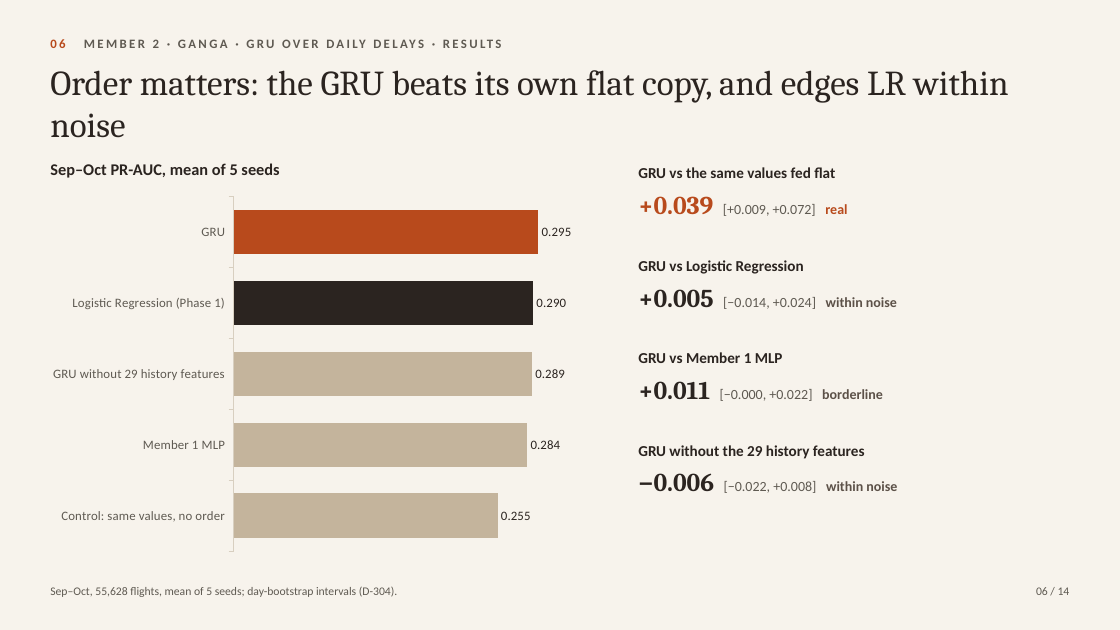
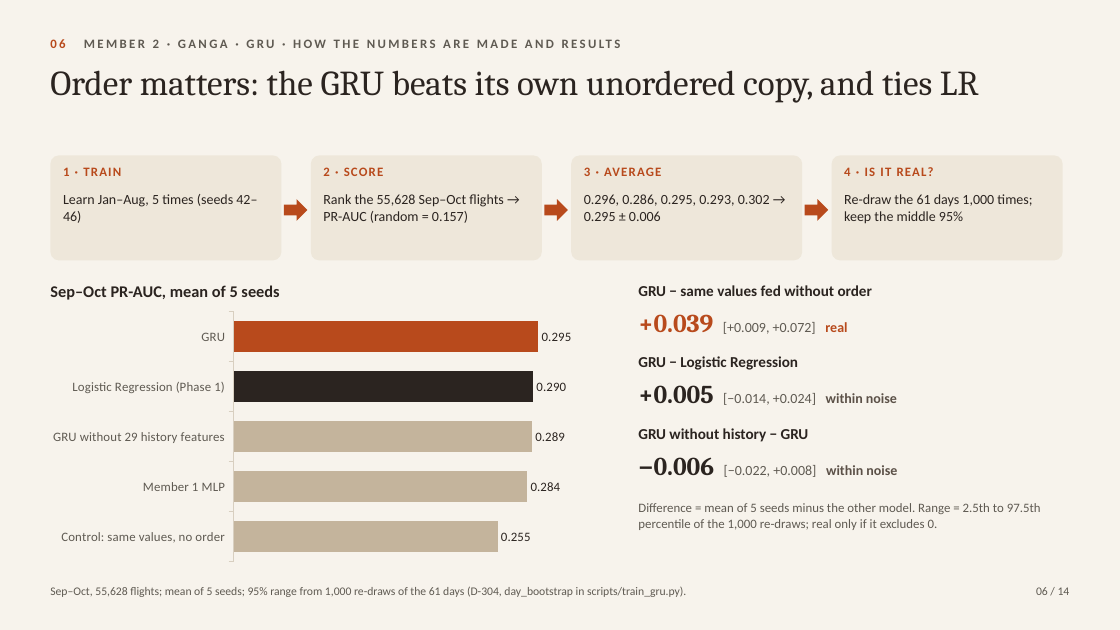
Before and after one commit to ganga-300/flight-delay-prediction, a slide deck: slide 6 of presentation/Phase2_FlightDelayPrediction.pptx. Drawn at 1120x630 pixels with LibreOffice and Linux fonts; fonts in the diff are those of the drawing. Boxes give left, top, right and bottom in pixels: in the first picture for what was removed or moved away, otherwise in the second. Text is boxed around its words. In the diff, an @@ line names an element or a change of style, - is before the commit and + after.

```diff
--- a/presentation/Phase2_FlightDelayPrediction.pptx
+++ b/presentation/Phase2_FlightDelayPrediction.pptx
@@ text at (50,70,979,103): text changed @@
-Order matters: the GRU beats its own flat copy, and edges LR within noise
+Order matters: the GRU beats its own unordered copy, and ties LR
@@ rounded rectangle added at (50,155,281,260), fill #EEE7DA @@
@@ text added at (63,167,121,176), 11 pt, text #B84A1C, bold @@
+1 · TRAIN
@@ rounded rectangle added at (311,155,542,260), fill #EEE7DA @@
@@ text added at (323,167,384,176), 11 pt, text #B84A1C, bold @@
+2 · SCORE
@@ rounded rectangle added at (571,155,802,260), fill #EEE7DA @@
@@ text added at (584,167,661,176), 11 pt, text #B84A1C, bold @@
+3 · AVERAGE
@@ rounded rectangle added at (832,155,1063,260), fill #EEE7DA @@
@@ text added at (844,167,934,176), 11 pt, text #B84A1C, bold @@
+4 · IS IT REAL?
@@ text added at (63,194,257,223), 12 pt, text #2B2420 @@
+Learn Jan–Aug, 5 times (seeds 42–46)
@@ right arrow added at (284,199,308,221), fill #B84A1C @@
@@ text added at (323,194,504,223), 12 pt, text #2B2420 @@
+Rank the 55,628 Sep–Oct flights → PR-AUC (random = 0.157)
@@ right arrow added at (544,199,568,221), fill #B84A1C @@
@@ text added at (584,194,770,221), 12 pt, text #2B2420 @@
+0.296, 0.286, 0.295, 0.293, 0.302 → 0.295 ± 0.006
@@ right arrow added at (805,199,828,221), fill #B84A1C @@
@@ text added at (844,194,1032,224), 12 pt, text #2B2420 @@
+Re-draw the 61 days 1,000 times; keep the middle 95%
@@ text "Sep–Oct PR-AUC, mean of 5 ...": place and size @@
-text "Sep–Oct PR-AUC, mean of 5 ..." at (50,163,279,178)
+text "Sep–Oct PR-AUC, mean of 5 ..." at (50,285,279,300)
@@ text at (638,285,872,296): text changed @@
-GRU vs the same values fed flat
+GRU − same values fed without order
@@ bar chart: place and size @@
-bar chart at (42,189,597,559)
+bar chart at (42,307,597,567)
@@ text "+0.039 [+0.009, +0.072] real": place and size @@
-text "+0.039 [+0.009, +0.072] real" at (638,196,847,216)
+text "+0.039 [+0.009, +0.072] real" at (638,314,847,334)
@@ text at (638,356,798,370): text changed @@
-GRU vs Logistic Regression
+GRU − Logistic Regression
@@ text removed at (638,352,783,363) @@
-GRU vs Member 1 MLP
@@ text "+0.005 [−0.014, +0.024] within noise": place and size @@
-text "+0.005 [−0.014, +0.024] within noise" at (638,289,897,309)
+text "+0.005 [−0.014, +0.024] within noise" at (638,385,897,405)
@@ text removed at (638,381,883,401) @@
-+0.011 [−0.000, +0.022] borderline
@@ text at (638,428,809,442): text changed @@
-GRU without the 29 history features
+GRU without history − GRU
@@ text "−0.006 [−0.022, +0.008] within noise": place and size @@
-text "−0.006 [−0.022, +0.008] within noise" at (638,473,897,493)
+text "−0.006 [−0.022, +0.008] within noise" at (638,457,897,477)
@@ text added at (638,503,1041,530), 11 pt, text #5F5A52 @@
+Difference = mean of 5 seeds minus the other model. Range = 2.5th to 97.5th percentile of the 1,000 re-draws; real only if it excludes 0.
@@ text at (50,586,686,597): text changed @@
-Sep–Oct, 55,628 flights, mean of 5 seeds; day-bootstrap intervals (D-304).
+Sep–Oct, 55,628 flights; mean of 5 seeds; 95% range from 1,000 re-draws of the 61 days (D-304, day_bootstrap in scripts/train_gru.py).
```
Also in this commit, not shown: 1 other slide changed, 1 slide added, 1 slide removed.
